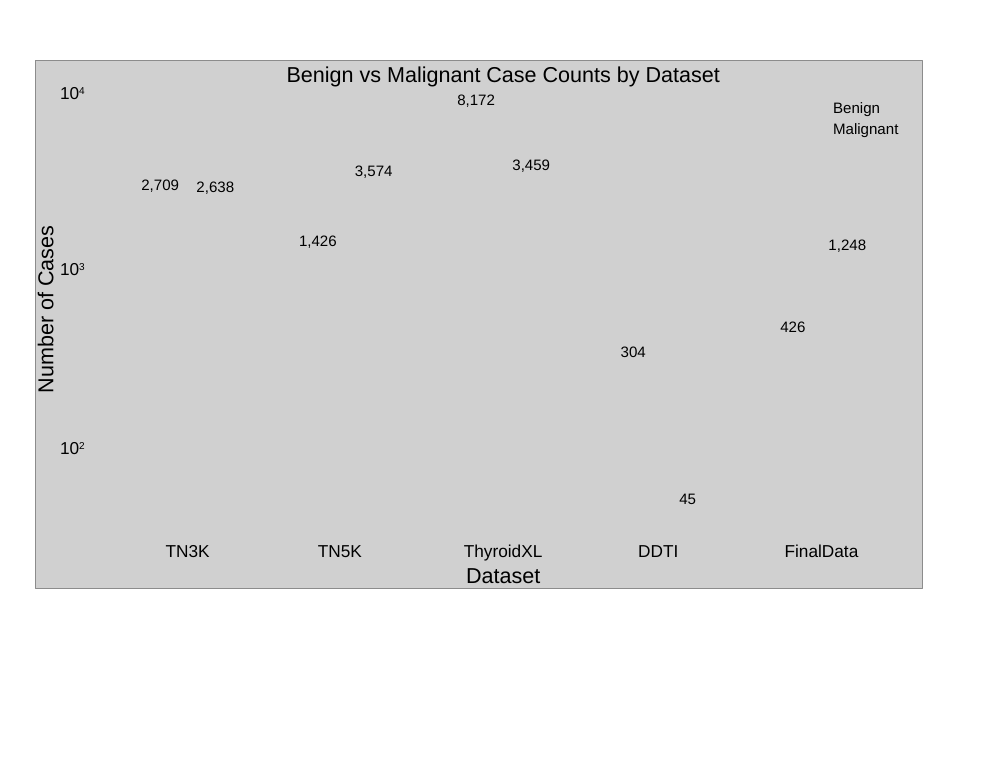
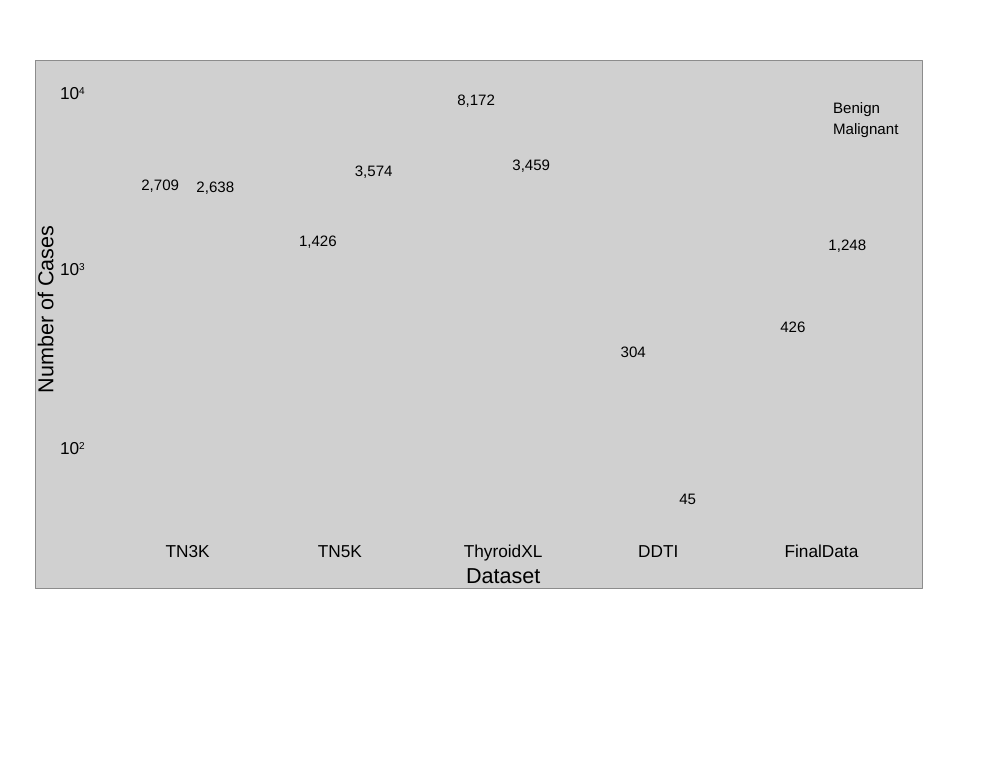
Before and after one commit to ordinary7Zz/my_plot_images, a slide deck: slide 2 of pptx/data_statistics.pptx. Drawn at 1008x764 pixels with LibreOffice and Linux fonts; fonts in the diff are those of the drawing; grey boxes stand for pictures. Boxes give left, top, right and bottom in pixels: in the first picture for what was removed or moved away, otherwise in the second. Text is boxed around its words. In the diff, an @@ line names an element or a change of style, - is before the commit and + after.

```diff
--- a/pptx/data_statistics.pptx
+++ b/pptx/data_statistics.pptx
@@ text removed at [287, 66, 720, 87] @@
-Benign vs Malignant Case Counts by Dataset
```
Also in this commit, not shown: 12 other files.
